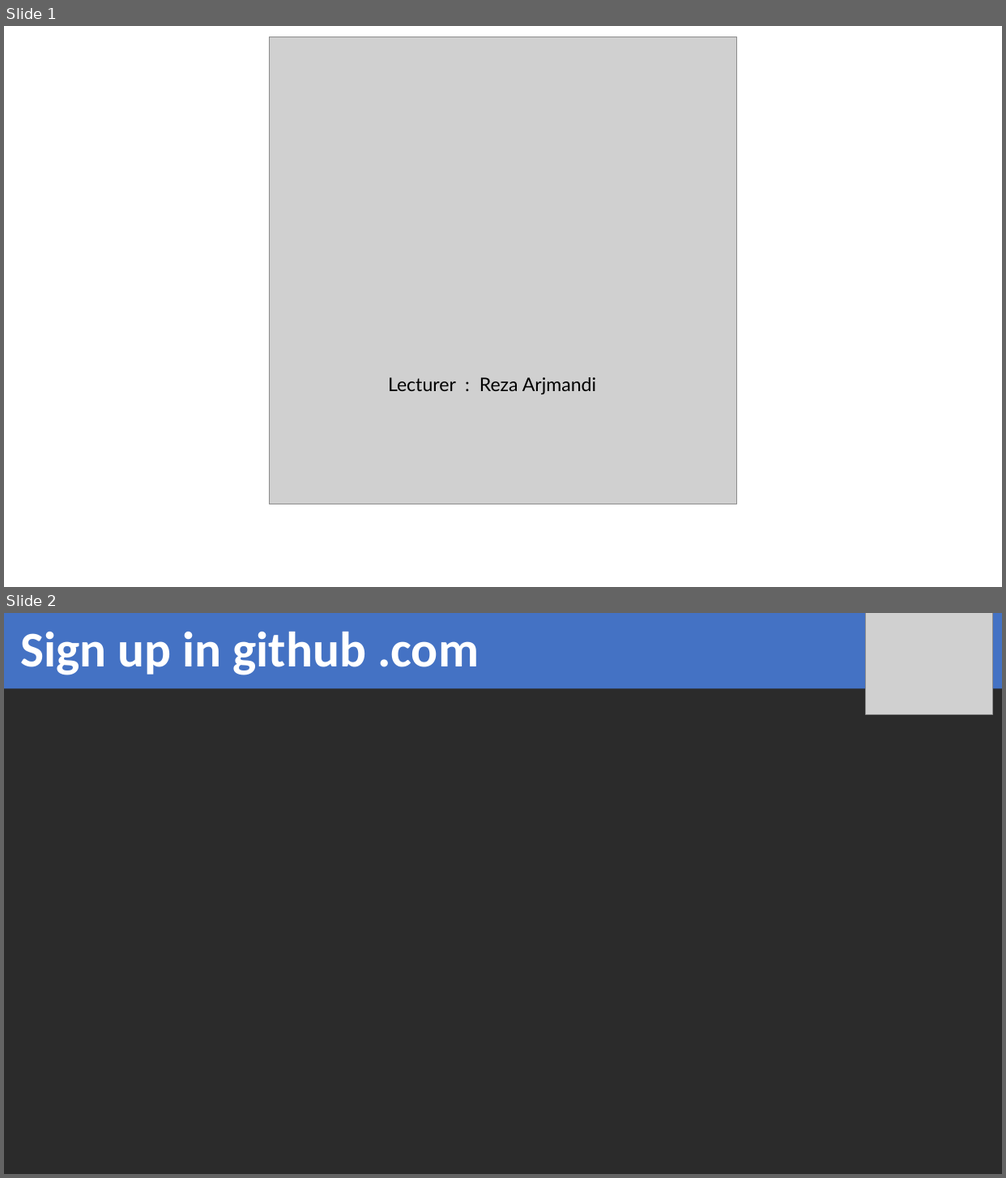
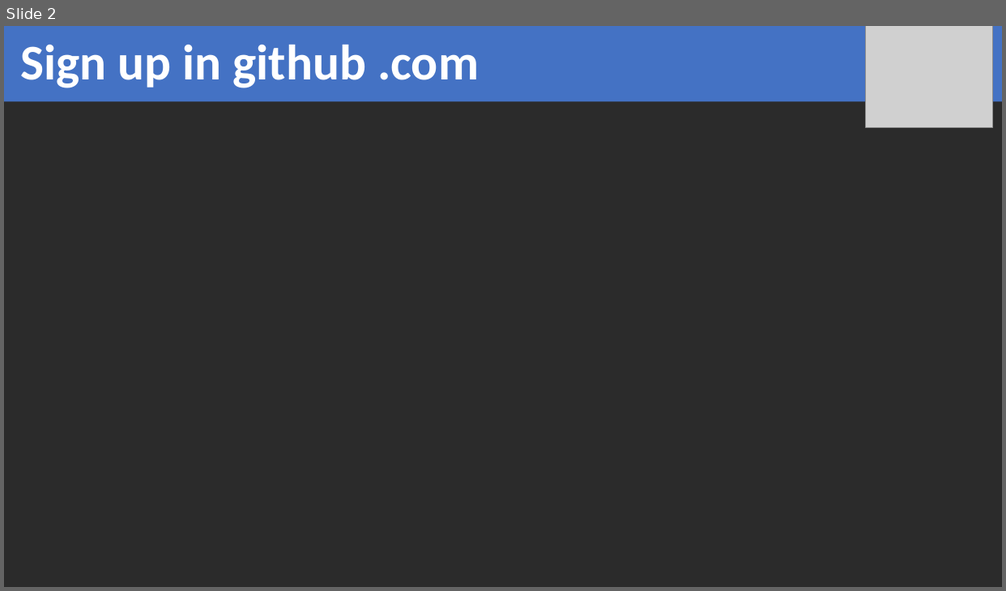
Before and after one commit to reza-arjmandi/Agile-Software-Development-Course, a slide deck: session1/git.pptx. Shown one above the other, each under a label of ours: slides 1 and 2 before the commit, slide 2 after it. The pictures are 1006x1178 and 1006x591 pixels, drawn with LibreOffice and Linux fonts; fonts in the diff are those of the drawing; grey boxes stand for pictures; background and template pictures are left out; a plain dark background stands for a picture behind light text. Boxes give left, top, right and bottom in pixels: in the first picture for what was removed or moved away, otherwise in the second. Text is boxed around its words. In the diff, an @@ line names an element or a change of style, - is before the commit and + after.

Commit message:
add new ppt file

```diff
--- a/session1/git.pptx
+++ b/session1/git.pptx
@@ slide 1 removed at (x1=4, y1=26, x2=1002, y2=587), background #FFFFFF @@
@@ picture removed at (x1=269, y1=37, x2=737, y2=505) @@
@@ text removed at (x1=388, y1=378, x2=596, y2=395) @@
-Lecturer : Reza Arjmandi
```
Also in this commit, not shown: 1 slide added, 1 other file.
